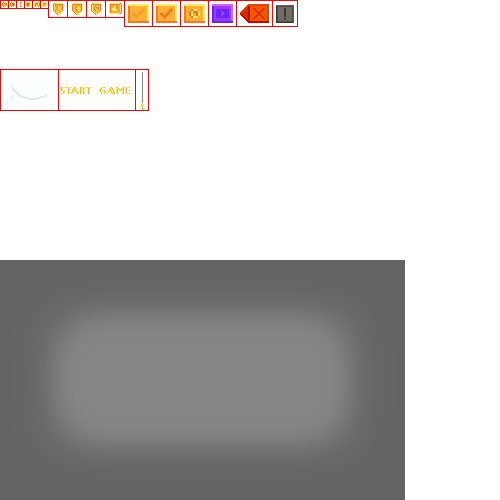
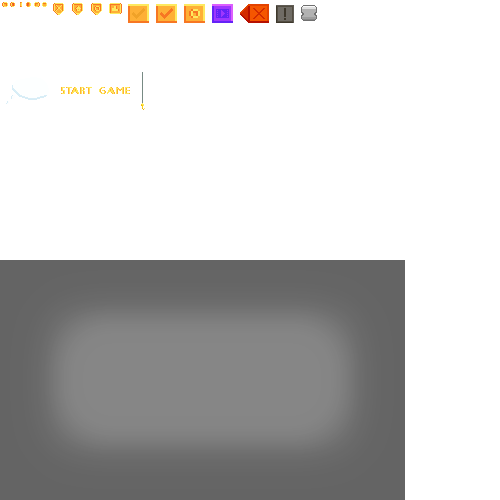
Layers edited between the first and the second 500px x 500px image:
added layer "Кнопка" (2nd of 5, in "Меню персонажей") in group "Меню персонажей" over [301,5,317,21]
hid group "Рамки" (2 layers) over [0,0,317,111]
painted on "Рамка 1" over [301,5,317,21]
